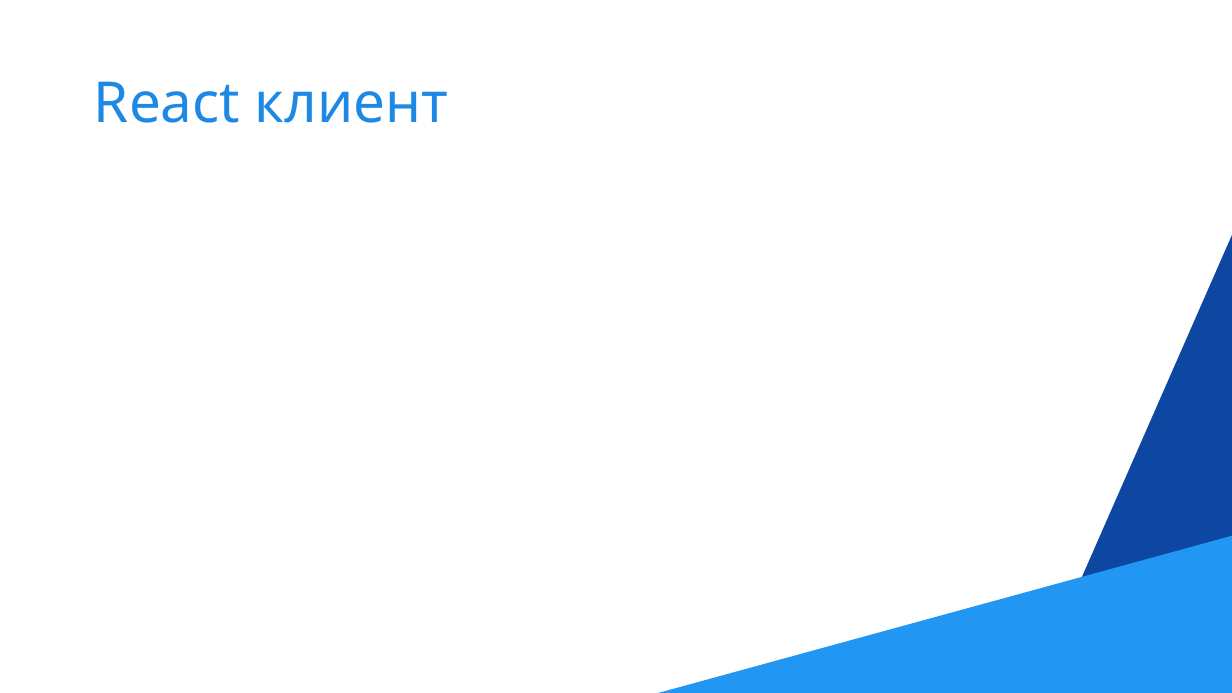
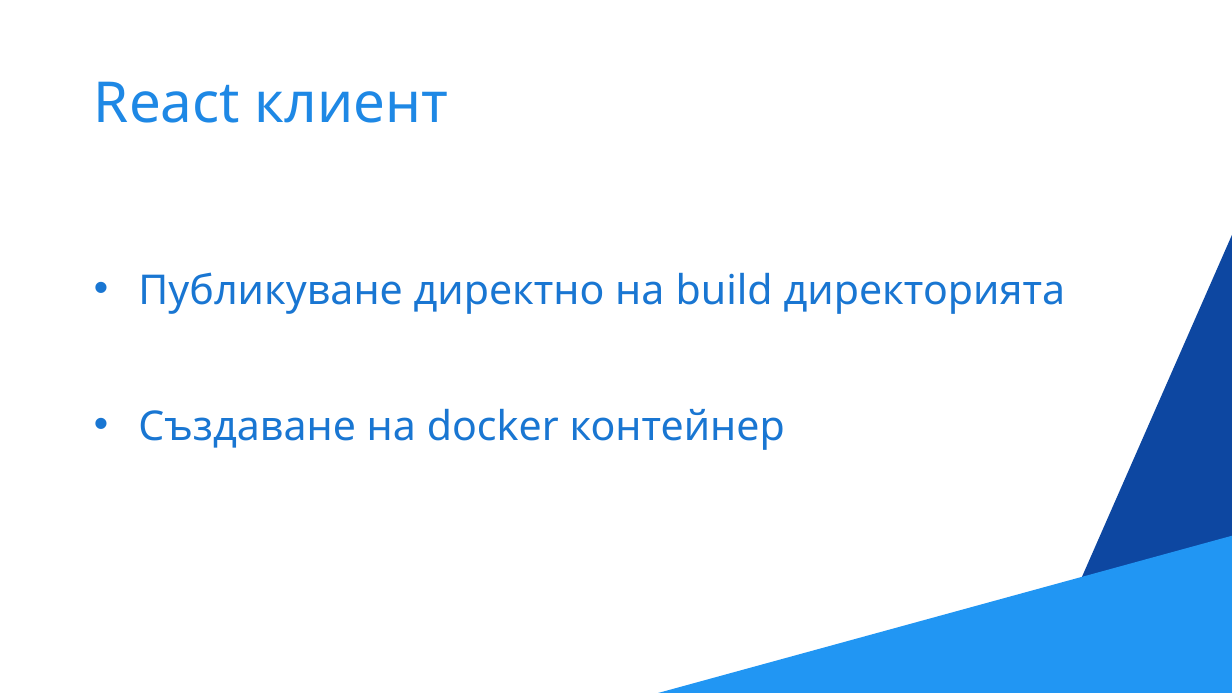
Before and after one commit to NikolaTotev/LoRa_Sensor_Network, a slide deck: slide 18 of Documentation/LoRa_Sensor_Network_Presentation.pptx. Drawn at 1232x693 pixels with LibreOffice and Linux fonts; fonts in the diff are those of the drawing. Boxes give left, top, right and bottom in pixels: in the first picture for what was removed or moved away, otherwise in the second. Text is boxed around its words. In the diff, an @@ line names an element or a change of style, - is before the commit and + after.

Commit message:
Update presentation

```diff
--- a/Documentation/LoRa_Sensor_Network_Presentation.pptx
+++ b/Documentation/LoRa_Sensor_Network_Presentation.pptx
@@ text added at [138, 272, 1066, 450], 32 pt, text #1976D2 @@
+• Публикуване директно на build директорията
+• Създаване на docker контейнер
```
Also in this commit, not shown: 4 other slides changed.
